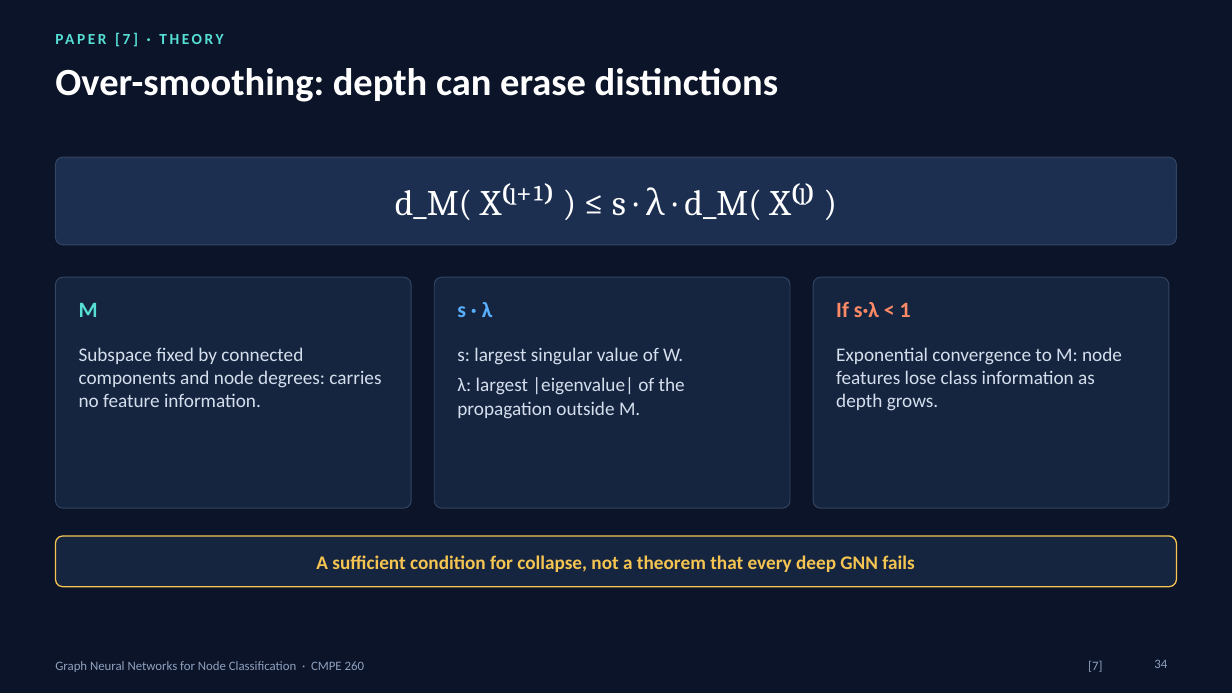
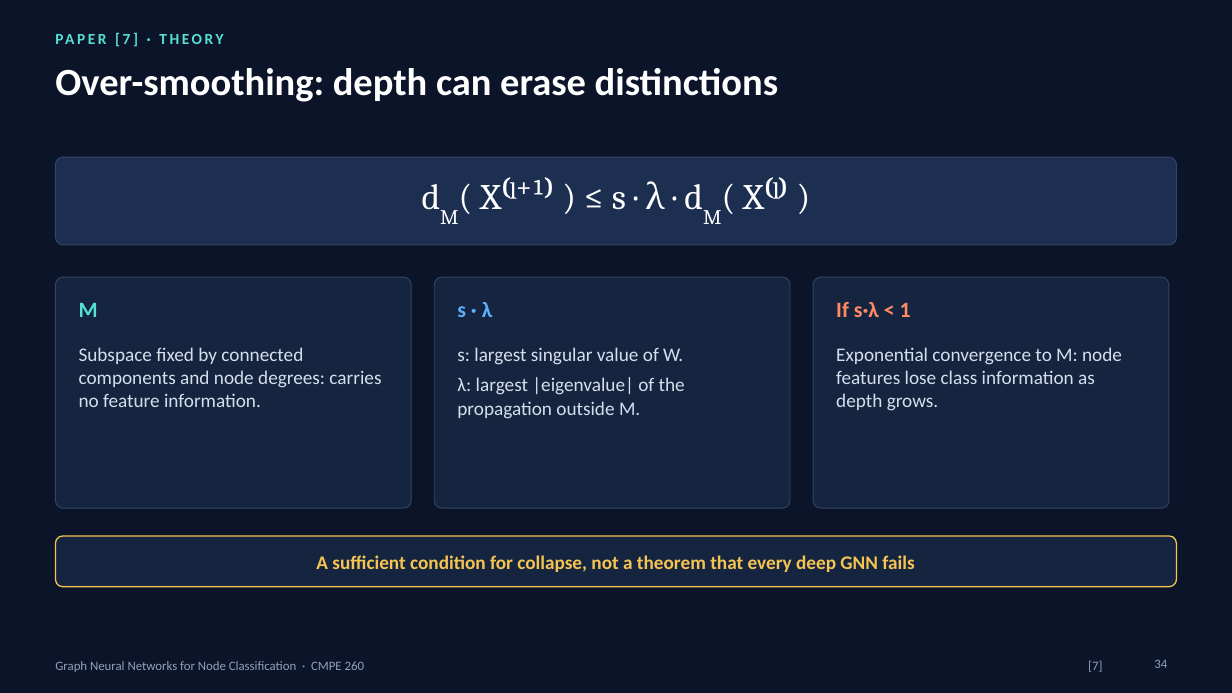
Before and after one commit to DMgaming00/CMPE-260, a slide deck: slide 34 of Project 3/presentation/GNN_Lecture_60_Slides.pptx. Drawn at 1232x693 pixels with LibreOffice and Linux fonts; fonts in the diff are those of the drawing. Boxes give left, top, right and bottom in pixels: in the first picture for what was removed or moved away, otherwise in the second. Text is boxed around its words. In the diff, an @@ line names an element or a change of style, - is before the commit and + after.

```diff
--- a/Project 3/presentation/GNN_Lecture_60_Slides.pptx
+++ b/Project 3/presentation/GNN_Lecture_60_Slides.pptx
@@ text at [480, 177, 789, 210]: text changed @@
-d_M( X⁽ˡ⁺¹⁾ ) ≤ s · λ · d_M( X⁽ˡ⁾ )
+dM( X⁽ˡ⁺¹⁾ ) ≤ s · λ · dM( X⁽ˡ⁾ )
```
Also in this commit, not shown: 22 other slides changed, 7 other files.
